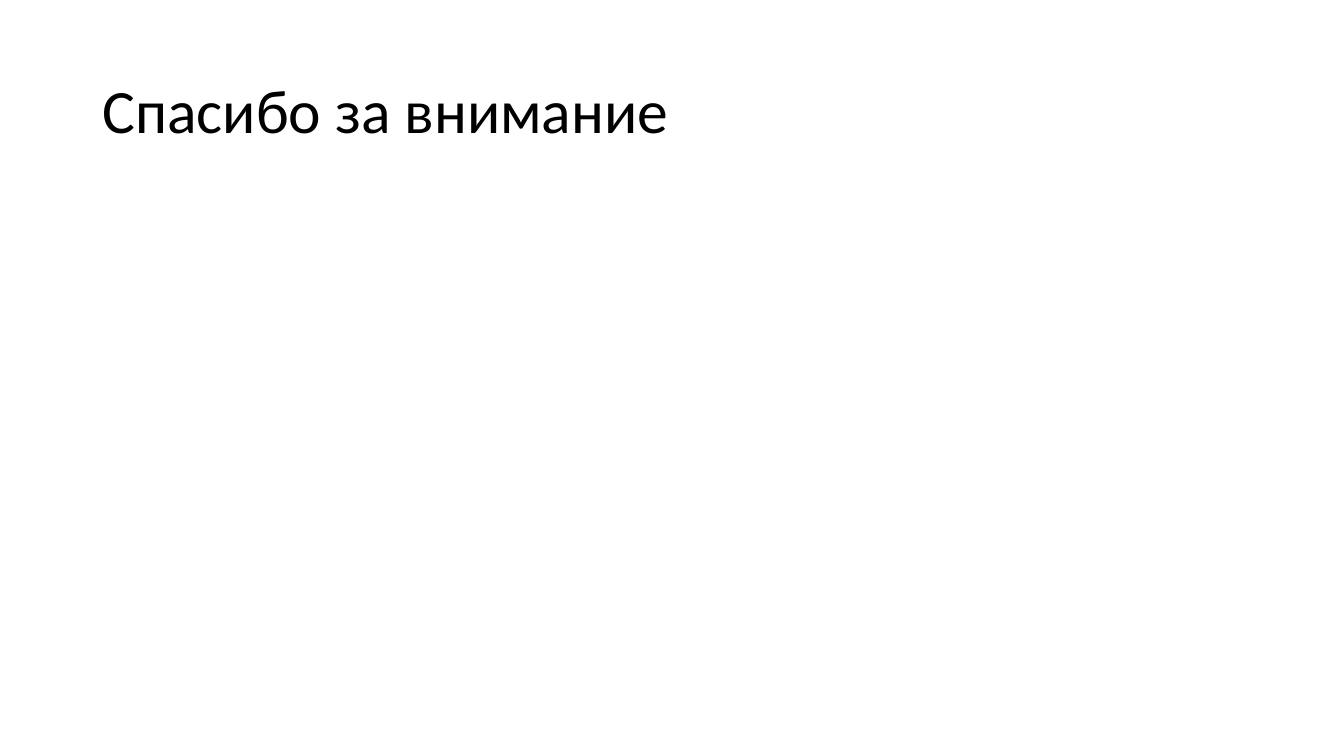
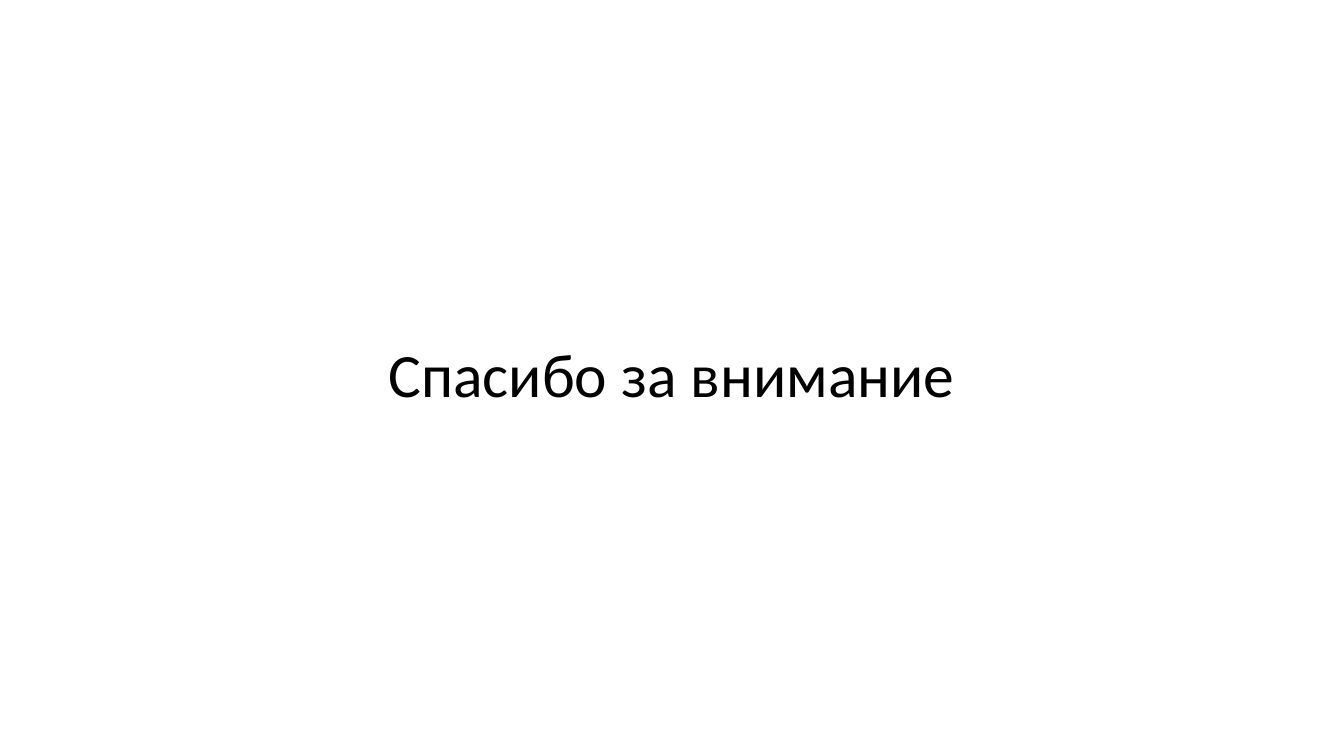
Before and after one commit to SaraFarron/------, a slide deck: slide 14 of Исследование алгоритма вычисления ионосферной поправки для системы Galileo.pptx (slide 16 before the commit). Drawn at 1344x756 pixels with LibreOffice and Linux fonts; fonts in the diff are those of the drawing. Boxes give left, top, right and bottom in pixels: in the first picture for what was removed or moved away, otherwise in the second. Text is boxed around its words. In the diff, an @@ line names an element or a change of style, - is before the commit and + after.

```diff
--- a/Исследование алгоритма вычисления ионосферной поправки для системы Galileo.pptx
+++ b/Исследование алгоритма вычисления ионосферной поправки для системы Galileo.pptx
@@ title "Спасибо за внимание": place and size @@
-title "Спасибо за внимание" at (102, 91, 669, 134)
+title "Спасибо за внимание" at (389, 355, 955, 398)
@@ title "Спасибо за внимание" at (389, 355, 955, 398): alignment left to centre @@
```
Also in this commit, not shown: 5 other slides changed, 5 slides added, 7 slides removed, 7 other files.
